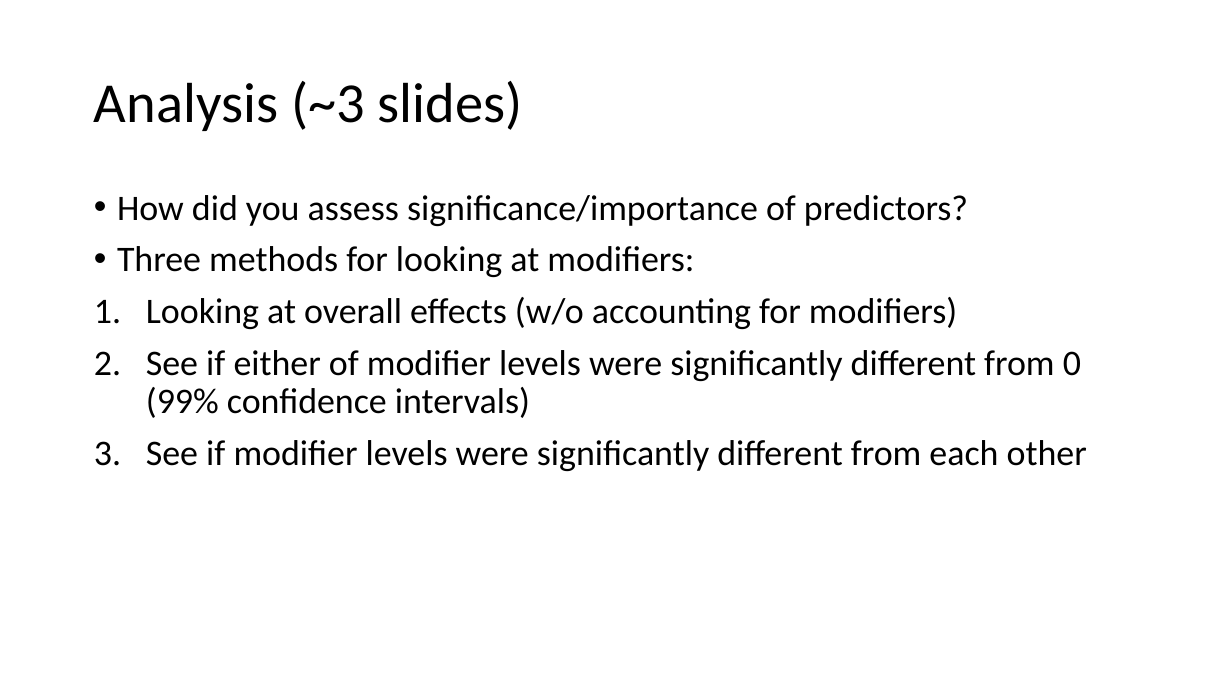
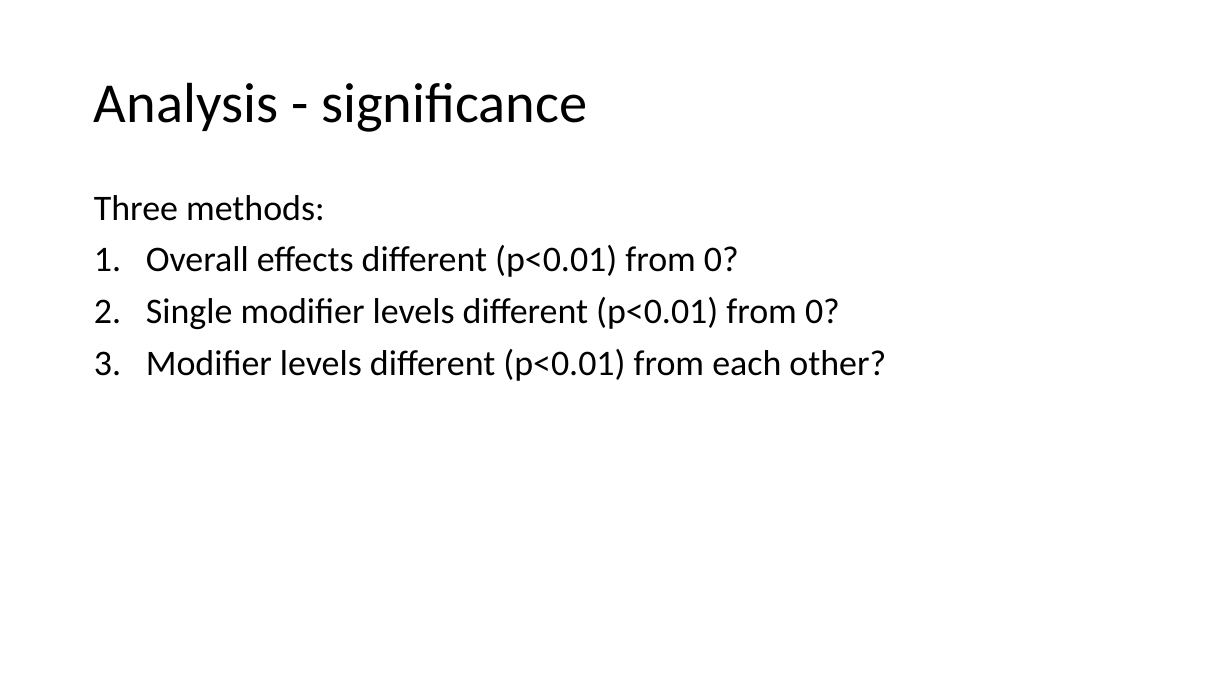
Before and after one commit to EEB698-F2018/analysis-outline-vanichols, a slide deck: slide 8 of Presentation_v1.pptx (slide 6 before the commit). Drawn at 1232x693 pixels with LibreOffice and Linux fonts; fonts in the diff are those of the drawing. Boxes give left, top, right and bottom in pixels: in the first picture for what was removed or moved away, otherwise in the second. Text is boxed around its words. In the diff, an @@ line names an element or a change of style, - is before the commit and + after.

```diff
--- a/Presentation_v1.pptx
+++ b/Presentation_v1.pptx
@@ title at [94,82,587,132]: text changed @@
-Analysis (~3 slides)
+Analysis - significance
@@ text at [94,195,886,381]: text changed @@
-• How did you assess significance/importance of predictors?
-• Three methods for looking at modifiers:
-1. Looking at overall effects (w/o accounting for modifiers)
-2. See if either of modifier levels were significantly different from 0 (99% confidence intervals)
-3. See if modifier levels were significantly different from each other
+Three methods:
+1. Overall effects different (p<0.01) from 0?
+2. Single modifier levels different (p<0.01) from 0?
+3. Modifier levels different (p<0.01) from each other?
```
Also in this commit, not shown: 9 other slides changed, 4 slides added.
